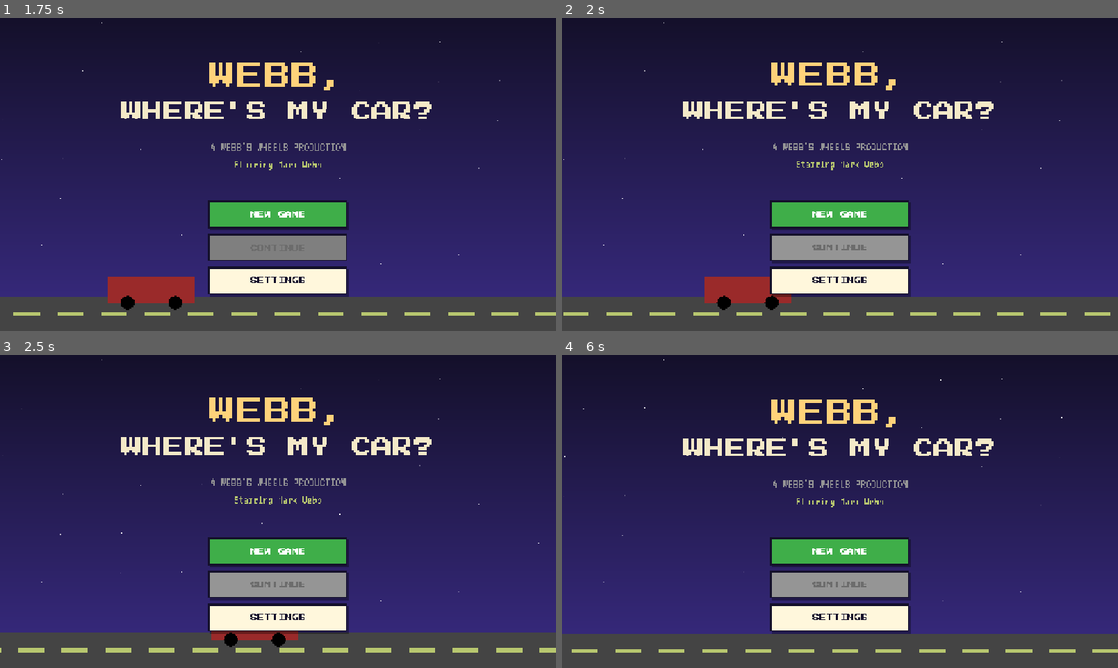
Above: before the commit, frames 1-4 (two rows, left to right).
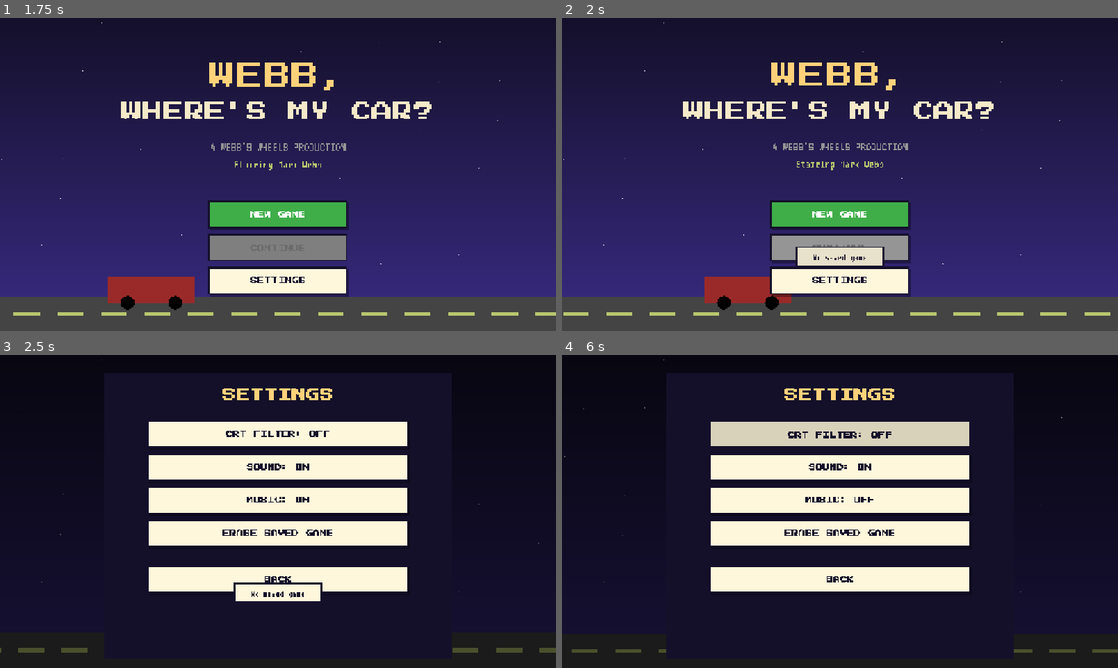
Above: after the commit, the same moments.

Repository: leeslangley/Webbwheresmycar
Game: Godot game, scene res://scenes/main.tscn
Two runs of this game, one before a commit and one after it. Both use one fixed random seed, a clock stepped at 60 frames per second and the inputs below. This scene is started directly instead of the project's main scene.
Inputs (mouse positions are in pixels of both pictures, inside the frame that each line leads up to):
- Up to frame 1 (1.75 s): tap Enter at 0.5 s; drag from (278, 215) to (333, 105) at 0.52 s; drag from (278, 246) to (250, 237) at 1.27 s
- Up to frame 2 (2 s): no input
- Up to frame 3 (2.5 s): move the mouse to (278, 617) at 2.02 s; hold Right from 2.03 s (still down); tap C at 2.1 s; click (278, 617) at 2.17 s; tap Enter at 2.3 s
- Up to frame 4 (6 s): release Right at 2.75 s; drag from (812, 574) to (673, 464) at 2.77 s; move the mouse to (1006, 558) at 3.52 s; hold A 3.53-4.25 s; tap N at 3.6, 5.3 s; tap Space at 3.77 s; tap C at 3.8 s; drag from (673, 464) to (756, 433) at 4.27 s; move the mouse to (867, 511) at 5.02 s; hold Down 5.03-5.75 s; tap Q at 5.1 s; click (867, 511) at 5.17 s; drag from (756, 433) to (728, 527) at 5.77 s

Frame 1 is identical in both runs. In frame 2, 1.0% of the frame differs, in the area x 42-58%, y 73-80%; in frame 3, 89%; in frame 4, 89%, in the area x 0-100%, y 0-100%.

Commit message:
GDR30: Flow: new game, continue, news on every new day, title wiring
Co-Authored-By: Claude Haiku 5.5 <noreply@anthropic.com>

Diff:
--- a/godot/scenes/flow.gd
+++ b/godot/scenes/flow.gd
@@ -63,14 +63,77 @@
 		transitions = script.new() as Node
 		transitions.name = "Transitions"
 		main.add_child(transitions)
+	bind_game(_autoload_game())
 	if auto_start:
 		go(&"loading", {}, "")
+
+
+# The Game autoload, looked up from the root with a relative name (absolute paths fail outside an active tree).
+func _autoload_game() -> Node:
+	var tree := Engine.get_main_loop() as SceneTree
+	if tree == null:
+		return null
+	return tree.root.get_node_or_null("Game")
+
+
+func _exit_tree() -> void:
+	_unbind_game()
 
 
 func get_game() -> Object:
 	if game != null:
 		return game
 	return get_node_or_null("/root/Game")
+
+
+# Points the flow at a Game (the autoload, or a test instance). Disconnects the old one first.
+func bind_game(g) -> void:
+	_unbind_game()
+	game = g
+	if game == null:
+		return
+	if not game.is_connected("day_advanced", _on_day_advanced):
+		game.connect("day_advanced", _on_day_advanced)
+	if not game.is_connected("game_over", _on_game_over):
+		game.connect("game_over", _on_game_over)
+
+
+func _unbind_game() -> void:
+	if game == null or not is_instance_valid(game):
+		return
+	if game.is_connected("day_advanced", _on_day_advanced):
+		game.disconnect("day_advanced", _on_day_advanced)
+	if game.is_connected("game_over", _on_game_over):
+		game.disconnect("game_over", _on_game_over)
+
+
+# NEW GAME: a fresh game through the Game (it saves and emits changed), then the office.
+func new_game(seed_value: int = -1) -> void:
+	get_game().new_game(seed_value)
+	go(&"office", {}, "fade")
+
+
+# CONTINUE: the Game toasts "No saved game" itself when there is nothing to load.
+func continue_game() -> bool:
+	if get_game().continue_game():
+		go(&"office", {}, "fade")
+		return true
+	return false
+
+
+func to_title() -> void:
+	go(&"title", {}, "fade")
+
+
+# Every day that passes: the room in front shows the news, when it can.
+func _on_day_advanced() -> void:
+	if current != null and current.has_method("show_news"):
+		current.show_news()
+
+
+# Empty for now; GDR31 fills it in (the game over redirect).
+func _on_game_over() -> void:
+	pass
 
 
 func go(id: StringName, params: Dictionary = {}, kind := "default") -> bool:
@@ -158,6 +221,16 @@
 		node.connect("closed", func() -> void: close_overlay())
 	if node.has_signal("finished"):
 		node.connect("finished", func() -> void: go(&"title"))
+	if node.has_signal("new_game"):
+		node.connect("new_game", func() -> void: new_game())
+	if node.has_signal("continue_game"):
+		node.connect("continue_game", func() -> void: continue_game())
+	if node.has_signal("open_settings"):
+		node.connect("open_settings", func() -> void: open_overlay(&"settings", {}))
+	if node.has_signal("play_again"):
+		node.connect("play_again", func() -> void: new_game())
+	if node.has_signal("to_title"):
+		node.connect("to_title", func() -> void: to_title())
 
 
 func _on_request_scene(scene_id: StringName, params: Dictionary) -> void:
--- a/godot/tests/fake_room.gd
+++ b/godot/tests/fake_room.gd
@@ -6,6 +6,11 @@
 signal finished
 signal closed
 signal news_closed
+signal new_game
+signal continue_game
+signal open_settings
+signal play_again
+signal to_title
 
 var entered_with: Dictionary = {}
 var left := false
--- /dev/null
+++ b/godot/tests/test_flow_lifecycle.gd
@@ -0,0 +1,175 @@
+extends "res://tests/harness.gd"
+
+# Flow lifecycle: NEW GAME, CONTINUE, the news on every new day, and the title and endgame buttons.
+# A real Game instance (not the autoload) saves to temp files; the rooms are FakeRooms.
+# The runner does not fire _ready on add_child, so Main's _ready is called by hand (as in test_flow_nav).
+
+const FAKE := "res://tests/fake_room.tscn"
+const TMP_SAVE := "user://test_flow_save.json"
+const TMP_SETTINGS := "user://test_flow_settings.json"
+
+var _toasts: Array = []
+
+
+func _rm(path: String) -> void:
+	if FileAccess.file_exists(path):
+		DirAccess.remove_absolute(ProjectSettings.globalize_path(path))
+
+
+# Returns [main, game]: a Main with the flow bound to a fresh Game and fake rooms for the flow's screens.
+func _setup() -> Array:
+	_rm(TMP_SAVE)
+	_rm(TMP_SETTINGS)
+	var g = load("res://autoload/game.gd").new()
+	g.save_path = TMP_SAVE
+	g.settings_path = TMP_SETTINGS
+	g.erase_save()
+	_toasts = []
+	g.toast_requested.connect(func(t: String) -> void: _toasts.append(t))
+	var main = load("res://scenes/main.tscn").instantiate()
+	main.auto_start = false
+	tree().root.add_child(main)
+	main._ready()
+	var flow: Flow = main.flow
+	flow.room_paths = {&"office": FAKE, &"title": FAKE, &"endgame": FAKE, &"settings": FAKE}
+	flow.bind_game(g)
+	return [main, g]
+
+
+func _teardown(main, g) -> void:
+	if main.is_inside_tree():
+		tree().root.remove_child(main)
+	main.free()
+	g.erase_save()
+	g.free()
+	_rm(TMP_SAVE)
+	_rm(TMP_SETTINGS)
+
+
+func test_new_game() -> void:
+	var s := _setup()
+	var main = s[0]
+	var g = s[1]
+	var flow: Flow = main.flow
+	flow.new_game(5)
+	eq(g.state.seed, 5, "seed is 5")
+	eq(g.state.day, 1, "day 1")
+	eq(g.state.cash, 20000, "starting cash")
+	ok(g.has_save(), "a new game is saved")
+	eq(flow.current_id, &"office", "NEW GAME enters the office")
+	_teardown(main, g)
+
+
+func test_continue_without_save() -> void:
+	var s := _setup()
+	var main = s[0]
+	var g = s[1]
+	var flow: Flow = main.flow
+	flow.to_title()
+	eq(flow.current_id, &"title", "to_title goes to the title")
+	ok(not flow.continue_game(), "no save: continue returns false")
+	ok(_toasts.has("No saved game"), "the Game toasts No saved game")
+	eq(flow.current_id, &"title", "still on the title with no save")
+	_teardown(main, g)
+
+
+func test_continue_with_save() -> void:
+	var s := _setup()
+	var main = s[0]
+	var g = s[1]
+	var flow: Flow = main.flow
+	flow.new_game(9)
+	g.state.cash = 777
+	g.save_now()
+	flow.to_title()
+	g.state = {}
+	ok(flow.continue_game(), "continue returns true when a save exists")
+	eq(g.state.cash, 777, "the saved cash comes back")
+	eq(flow.current_id, &"office", "CONTINUE enters the office")
+	_teardown(main, g)
+
+
+func test_news_on_each_day() -> void:
+	var s := _setup()
+	var main = s[0]
+	var g = s[1]
+	var flow: Flow = main.flow
+	flow.new_game(5)
+	var office = flow.current
+	eq(office.news_calls, 0, "no news before a day passes")
+	g.day_advanced.emit()
+	eq(office.news_calls, 1, "a new day shows the news")
+	_teardown(main, g)
+
+
+func test_rebind_disconnects_old_game() -> void:
+	var s := _setup()
+	var main = s[0]
+	var g = s[1]
+	var flow: Flow = main.flow
+	var g2 = load("res://autoload/game.gd").new()
+	flow.new_game(5)
+	var office = flow.current
+	flow.bind_game(g2)
+	g.day_advanced.emit()
+	eq(office.news_calls, 0, "the old game no longer shows news")
+	g2.day_advanced.emit()
+	eq(office.news_calls, 1, "the new game shows news")
+	g2.free()
+	_teardown(main, g)
+
+
+func test_exit_disconnects() -> void:
+	var s := _setup()
+	var main = s[0]
+	var g = s[1]
+	var flow: Flow = main.flow
+	eq(g.get_signal_connection_list("day_advanced").size(), 1, "flow listens to day_advanced")
+	# The runner's tree is not active here, so removing Main does not send the exit notification; call it directly.
+	flow._exit_tree()
+	eq(g.get_signal_connection_list("day_advanced").size(), 0, "leaving the tree disconnects day_advanced")
+	eq(g.get_signal_connection_list("game_over").size(), 0, "leaving the tree disconnects game_over")
+	tree().root.remove_child(main)
+	main.free()
+	g.erase_save()
+	g.free()
+	_rm(TMP_SAVE)
+	_rm(TMP_SETTINGS)
+
+
+func test_title_wiring() -> void:
+	var s := _setup()
+	var main = s[0]
+	var g = s[1]
+	var flow: Flow = main.flow
+	flow.to_title()
+	flow.current.new_game.emit()
+	eq(g.state.cash, 20000, "the title's NEW GAME starts a game")
+	eq(flow.current_id, &"office", "the title's NEW GAME enters the office")
+	flow.to_title()
+	flow.current.open_settings.emit()
+	eq(flow.overlay_id, &"settings", "the title's SETTINGS opens the settings overlay")
+	flow.close_overlay()
+	flow.to_title()
+	g.erase_save()
+	_toasts = []
+	flow.current.continue_game.emit()
+	eq(flow.current_id, &"title", "the title's CONTINUE with no save stays on the title")
+	ok(_toasts.has("No saved game"), "the title's CONTINUE toasts No saved game")
+	_teardown(main, g)
+
+
+func test_endgame_wiring() -> void:
+	var s := _setup()
+	var main = s[0]
+	var g = s[1]
+	var flow: Flow = main.flow
+	flow.go(&"endgame")
+	flow.current.to_title.emit()
+	eq(flow.current_id, &"title", "TITLE on the endgame goes to the title")
+	flow.go(&"endgame")
+	flow.current.play_again.emit()
+	eq(flow.current_id, &"office", "PLAY AGAIN enters the office")
+	ok(g.has_save(), "PLAY AGAIN saves the new game")
+	eq(g.state.cash, 20000, "PLAY AGAIN starts with the starting cash")
+	_teardown(main, g)
